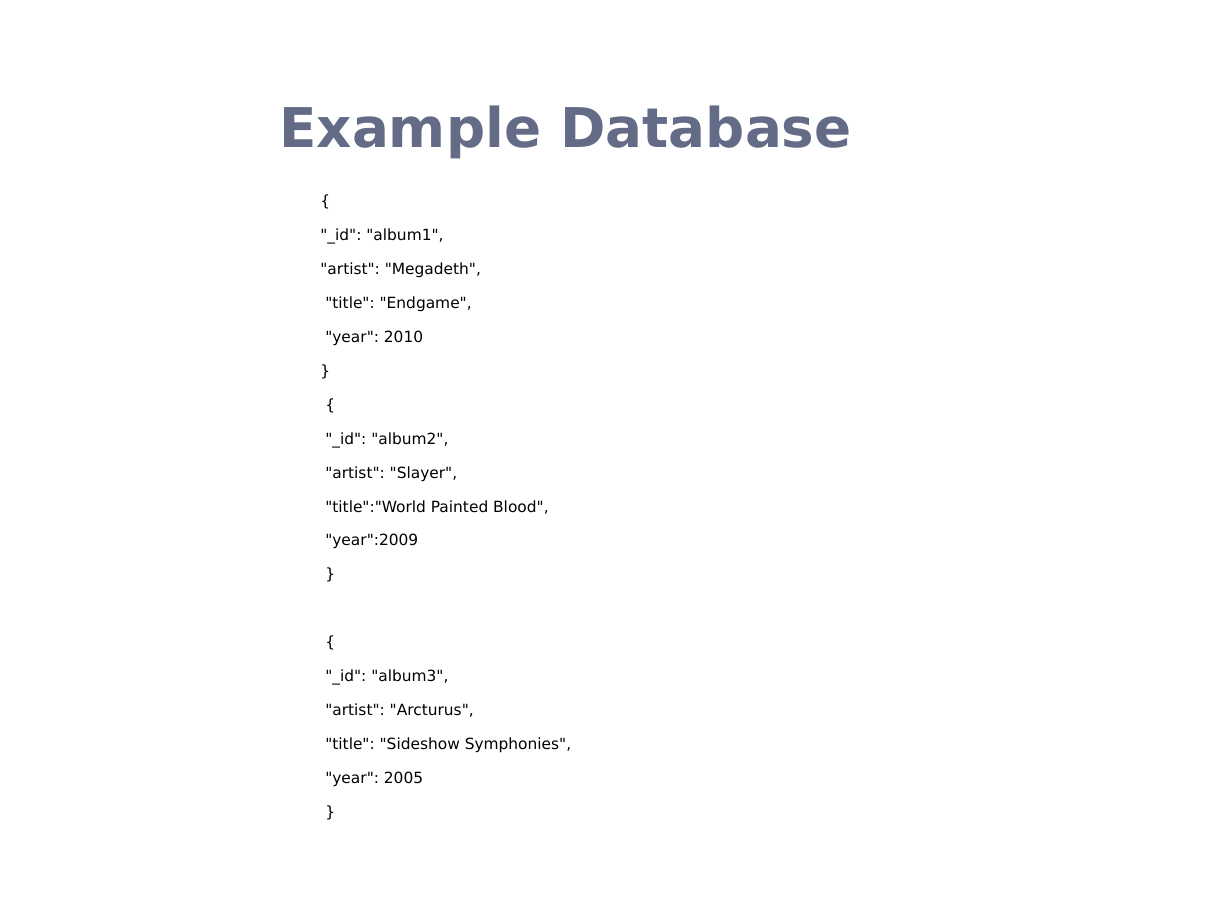
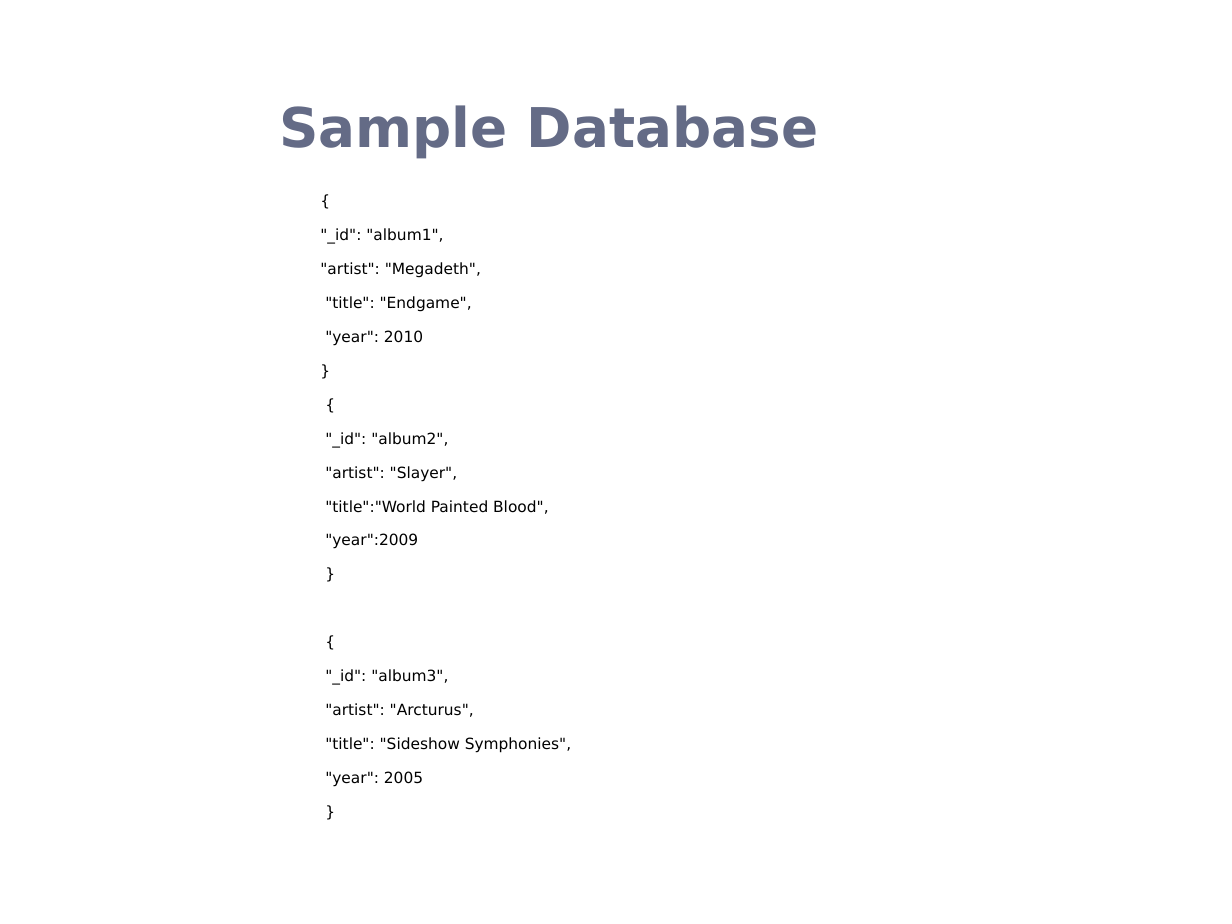
Before and after one commit to rohanz1993/Team_9_Heroku_Shopping_Cart_-_AWS_NoSQL_Service, a slide deck: slide 29 of Donita/CouchDB.pptx. Drawn at 1232x924 pixels with LibreOffice and Linux fonts; fonts in the diff are those of the drawing; background and template pictures are left out. Boxes give left, top, right and bottom in pixels: in the first picture for what was removed or moved away, otherwise in the second. Text is boxed around its words. In the diff, an @@ line names an element or a change of style, - is before the commit and + after.

```diff
--- a/Donita/CouchDB.pptx
+++ b/Donita/CouchDB.pptx
@@ title at [279,105,818,158]: text changed @@
-Example Database
+Sample Database
```
Also in this commit, not shown: 3 other slides changed.
